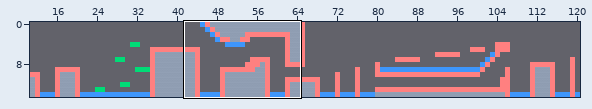
Level history. Tiled map: Output/Assets/tiles/SnowMap.tmx. Above, an overview of the earlier version with the close-up marked.
Close-up. The starting point:
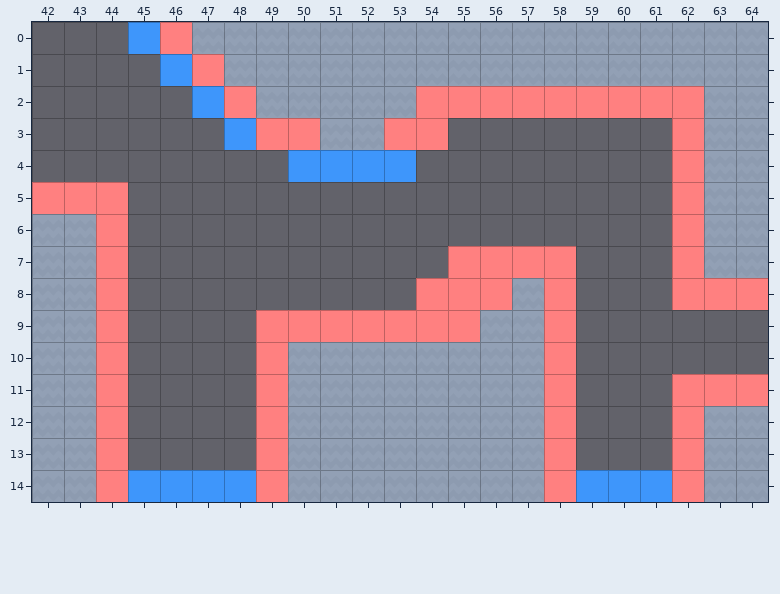
Cells are 70x70 px. Shown: x 42..64, y 0..14. The commit also changed other parts of the map, which this record leaves out.
Once edited:
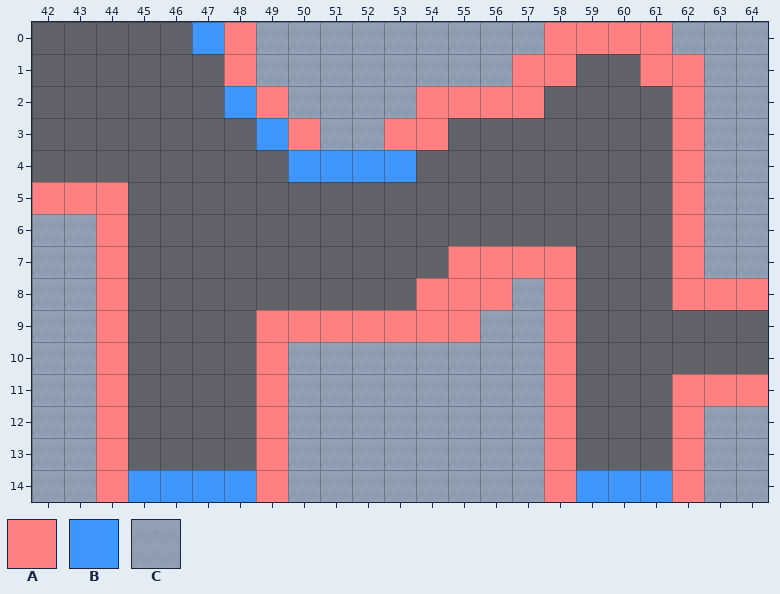
Key: from "Collisions": A 0, B 1; from "SnowSheet": C 15.
_ is an empty cell.
Edits made:
Layer "Snow Map":
Tile C gives way to one hidden under a higher layer in row 0 at x 47.
The edit erases the tile that lay hidden in row 0 at x 45 to 46; in row 1 at x 46 to 47; in row 2 at x 47 and 58 to 61; in row 3 at x 48.
The edit erases tile C in row 1 at x 59 to 60.
Layer "Collisions":
The edit adds tile A in row 0 at x 48 and 58 to 61; in row 1 at x 48, 57 to 58 and 61 to 62; in row 2 at x 49.
Tile A gives way to tile B in row 2 at x 48; in row 3 at x 49.
The edit adds tile B in row 0 at x 47.
The edit erases tile A in row 0 at x 46; in row 1 at x 47; in row 2 at x 58 to 61.
The edit erases tile B in row 0 at x 45; in row 1 at x 46; in row 2 at x 47; in row 3 at x 48.
Pixel boxes of the changes (left, top, right, bottom) in both close-ups:
changed: (128, 22, 288, 150)
changed: (512, 22, 704, 118)
